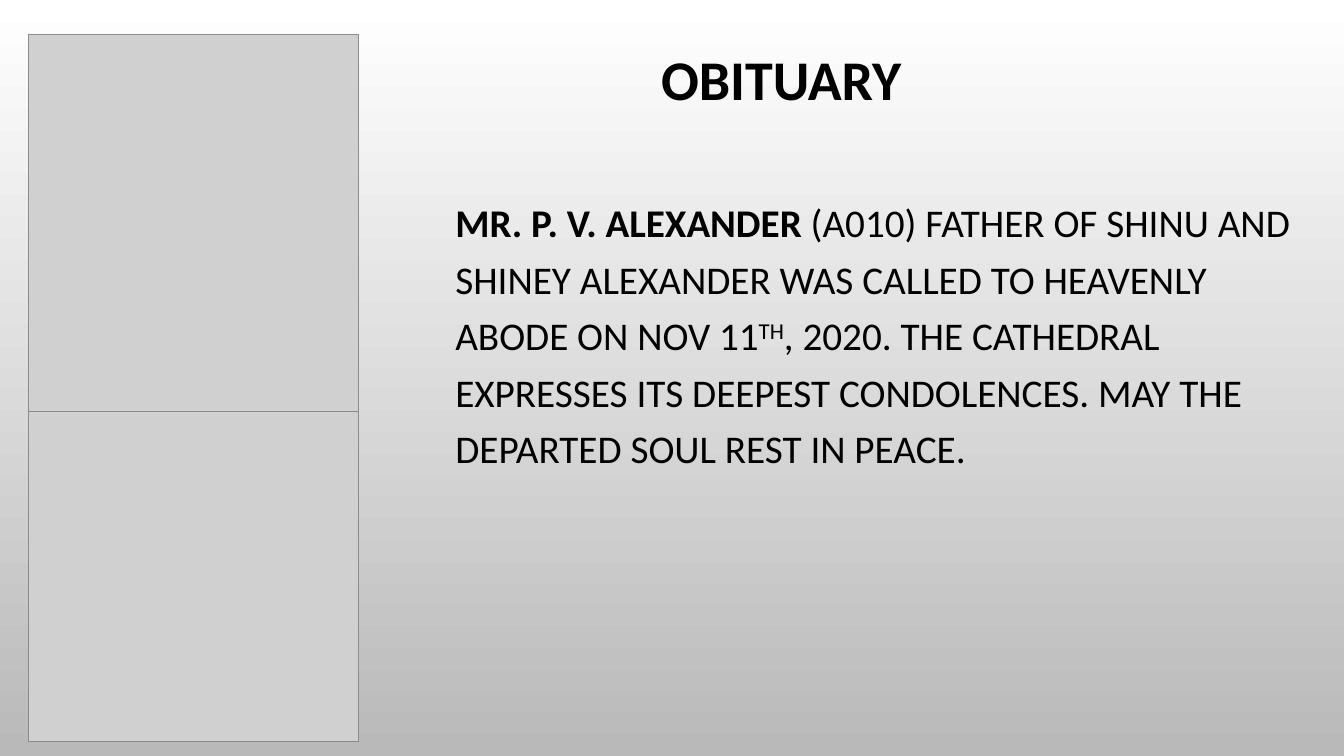
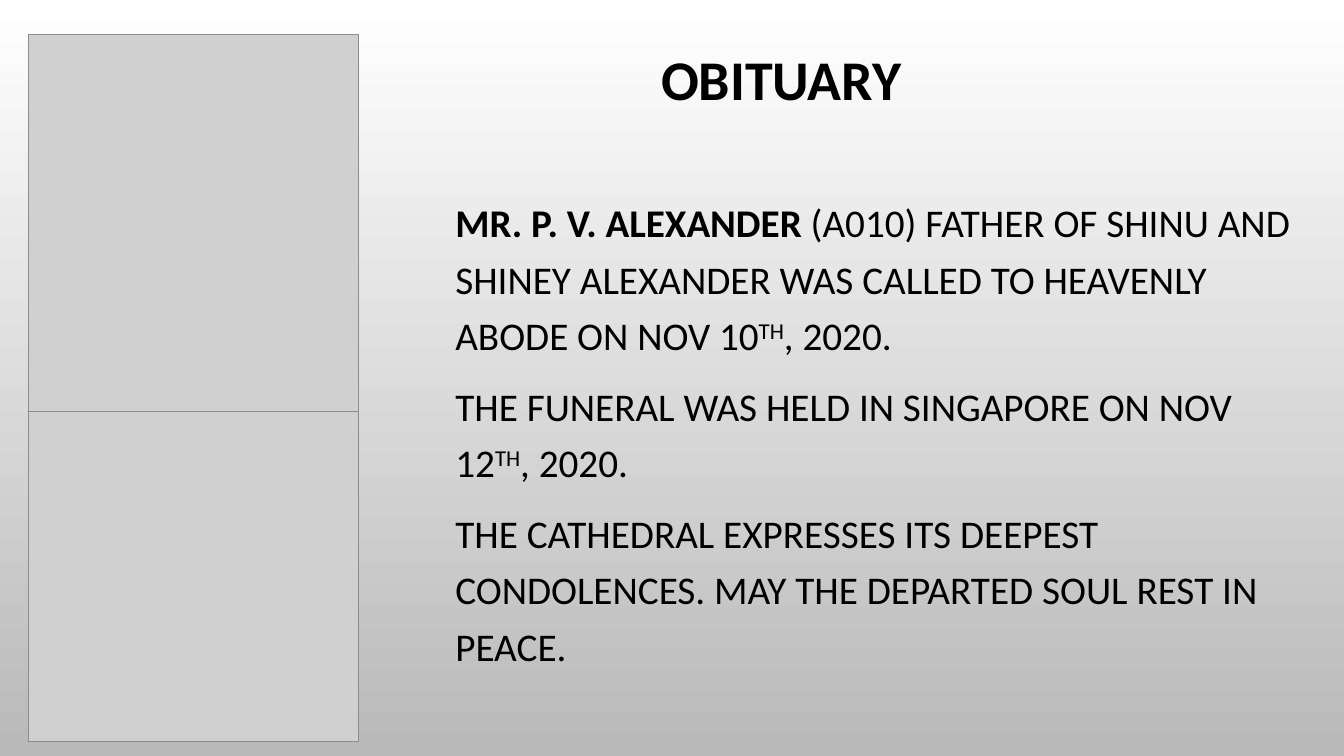
Before and after one commit to stoscsg/openlp-data, a slide deck: slide 1 of stosc_services/PPT/Obituary.pptx. Drawn at 1344x756 pixels with LibreOffice and Linux fonts; fonts in the diff are those of the drawing; grey boxes stand for pictures; background and template pictures are left out. Boxes give left, top, right and bottom in pixels: in the first picture for what was removed or moved away, otherwise in the second. Text is boxed around its words. In the diff, an @@ line names an element or a change of style, - is before the commit and + after.

Commit message:
Updates

```diff
--- a/stosc_services/PPT/Obituary.pptx
+++ b/stosc_services/PPT/Obituary.pptx
@@ text at (455, 208, 1290, 662): text changed @@
-MR. P. V. ALEXANDER (A010) FATHER OF SHINU AND SHINEY ALEXANDER WAS CALLED TO HEAVENLY ABODE ON NOV 11TH, 2020. THE CATHEDRAL EXPRESSES ITS DEEPEST CONDOLENCES. MAY THE DEPARTED SOUL REST IN PEACE.
+MR. P. V. ALEXANDER (A010) FATHER OF SHINU AND SHINEY ALEXANDER WAS CALLED TO HEAVENLY ABODE ON NOV 10TH, 2020.
+THE FUNERAL WAS HELD IN SINGAPORE ON NOV 12TH, 2020.
+THE CATHEDRAL EXPRESSES ITS DEEPEST CONDOLENCES. MAY THE DEPARTED SOUL REST IN PEACE.
```
Also in this commit, not shown: 1 slide added.
